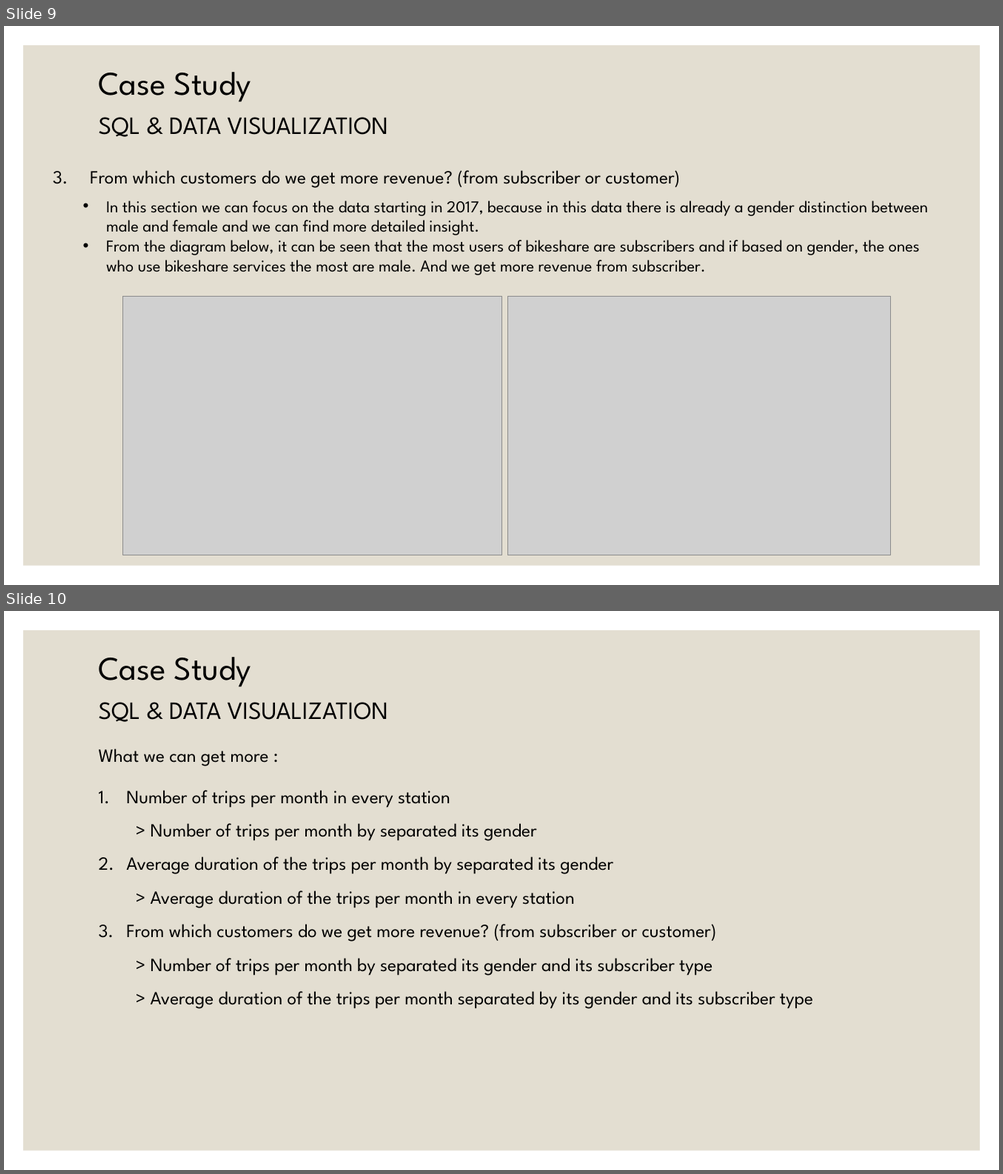
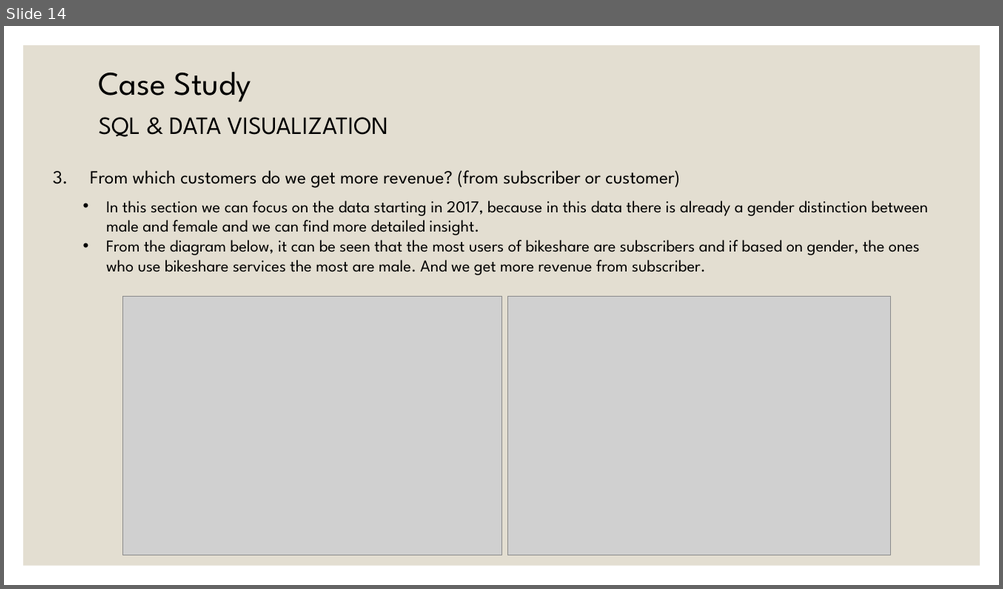
Before and after one commit to damalialutfiani/Assignment1-Data-Analytics-revou, a slide deck: ASSIGNMENT1.pptx. Shown one above the other, each under a label of ours: slides 9 and 10 before the commit, slide 14 after it. The pictures are 1003x1174 and 1003x589 pixels, drawn with LibreOffice and Linux fonts; fonts in the diff are those of the drawing; grey boxes stand for pictures. Boxes give left, top, right and bottom in pixels: in the first picture for what was removed or moved away, otherwise in the second. Text is boxed around its words. In the diff, an @@ line names an element or a change of style, - is before the commit and + after.

```diff
--- a/ASSIGNMENT1.pptx
+++ b/ASSIGNMENT1.pptx
@@ slide 10 removed at (4, 611, 999, 1170), background #FFFFFF; not listed: 1 template element that a slide beside it also shows @@
@@ title removed at (99, 657, 251, 687) @@
-Case Study
@@ text removed at (99, 702, 388, 722) @@
-SQL & DATA VISUALIZATION
@@ text removed at (99, 749, 269, 766) @@
-What we can get more :
@@ text removed at (126, 790, 813, 1009) @@
-1. Number of trips per month in every station
-  > Number of trips per month by separated its gender
-2. Average duration of the trips per month by separated its gender
-> Average duration of the trips per month in every station
-3. From which customers do we get more revenue? (from subscriber or customer)
-> Number of trips per month by separated its gender and its subscriber type
-> Average duration of the trips per month separated by its gender and its subscriber type
@@ what was slide 9 is now slide 14 @@
```
Also in this commit, not shown: 1 slide changed, 5 slides added.
